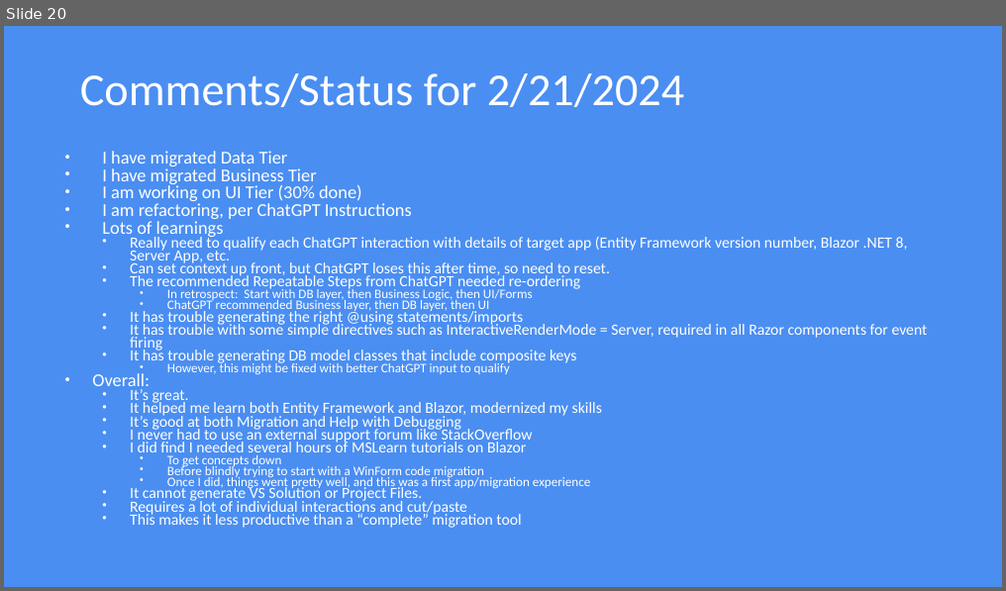
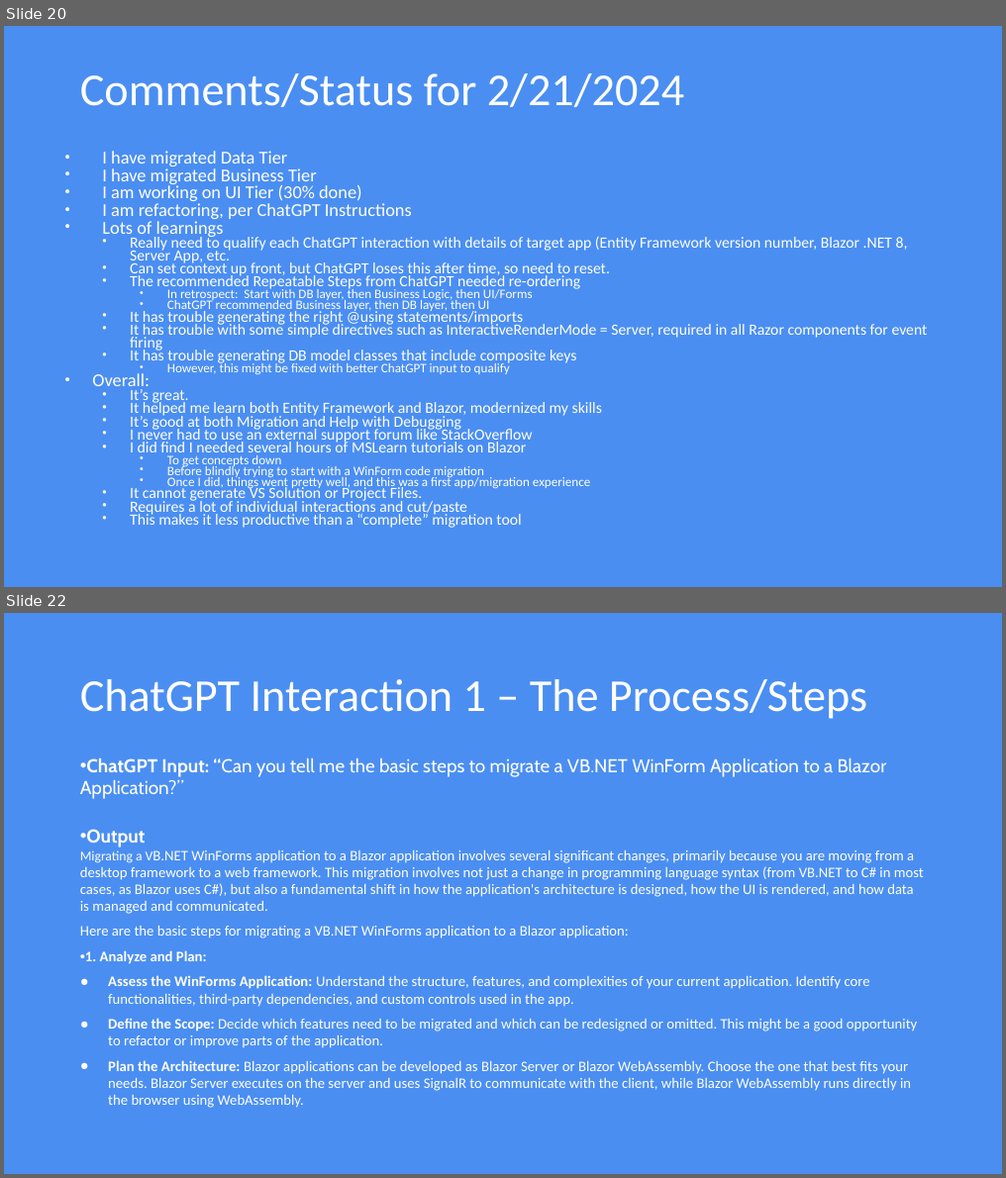
Before and after one commit to ddskier/TradeBlazorApp, a slide deck: wwwroot/GAPMoblize_Project_Final_3_1_2024.pptx. Shown one above the other, each under a label of ours: slide 20 before the commit, slides 20 and 22 after it; the slides between them are not shown. The pictures are 1006x591 and 1006x1178 pixels, drawn with LibreOffice and Linux fonts; fonts in the diff are those of the drawing. Boxes give left, top, right and bottom in pixels: in the first picture for what was removed or moved away, otherwise in the second. Text is boxed around its words. In the diff, an @@ line names an element or a change of style, - is before the commit and + after.

```diff
--- a/wwwroot/GAPMoblize_Project_Final_3_1_2024.pptx
+++ b/wwwroot/GAPMoblize_Project_Final_3_1_2024.pptx
@@ slide 22 added at [4,613,1002,1174], background #4A8EF2 @@
@@ title added at [80,679,867,719], 44 pt, text #FFFFFF @@
+ChatGPT Interaction 1 – The Process/Steps
@@ text added at [80,759,924,1108], 14 pt, text #FFFFFF @@
+• ChatGPT Input: “Can you tell me the basic steps to migrate a VB.NET WinForm Application to a Blazor Application?”
+• Output
+  Migrating a VB.NET WinForms application to a Blazor application involves several significant changes, primarily because you are moving from a desktop framework to a web framework. This migration involves not just a change in programming language syntax (from VB.NET to C# in most cases, as Blazor uses C#), but also a fundamental shift in how the application's architecture is designed, how the UI is rendered, and how data is managed and communicated.
+Here are the basic steps for migrating a VB.NET WinForms application to a Blazor application:
+• 1. Analyze and Plan:
+● Assess the WinForms Application: Understand the structure, features, and complexities of your current application. Identify core functionalities, third-party dependencies, and custom controls used in the app.
+● Define the Scope: Decide which features need to be migrated and which can be redesigned or omitted. This might be a good opportunity to refactor or improve parts of the application.
+● Plan the Architecture: Blazor applications can be developed as Blazor Server or Blazor WebAssembly. Choose the one that best fits your needs. Blazor Server executes on the server and uses SignalR to communicate with the client, while Blazor WebAssembly runs directly in the browser using WebAssembly.
```
Also in this commit, not shown: 4 other slides added, 1 other file.
